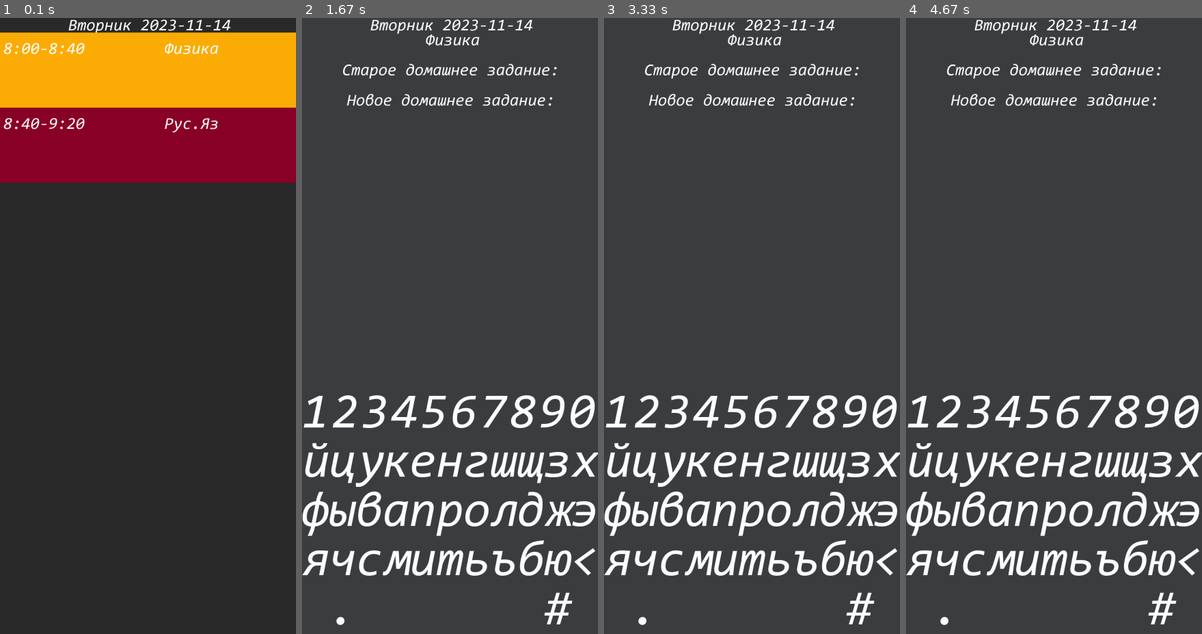
Above: before the commit, frames 1-4 (left to right).
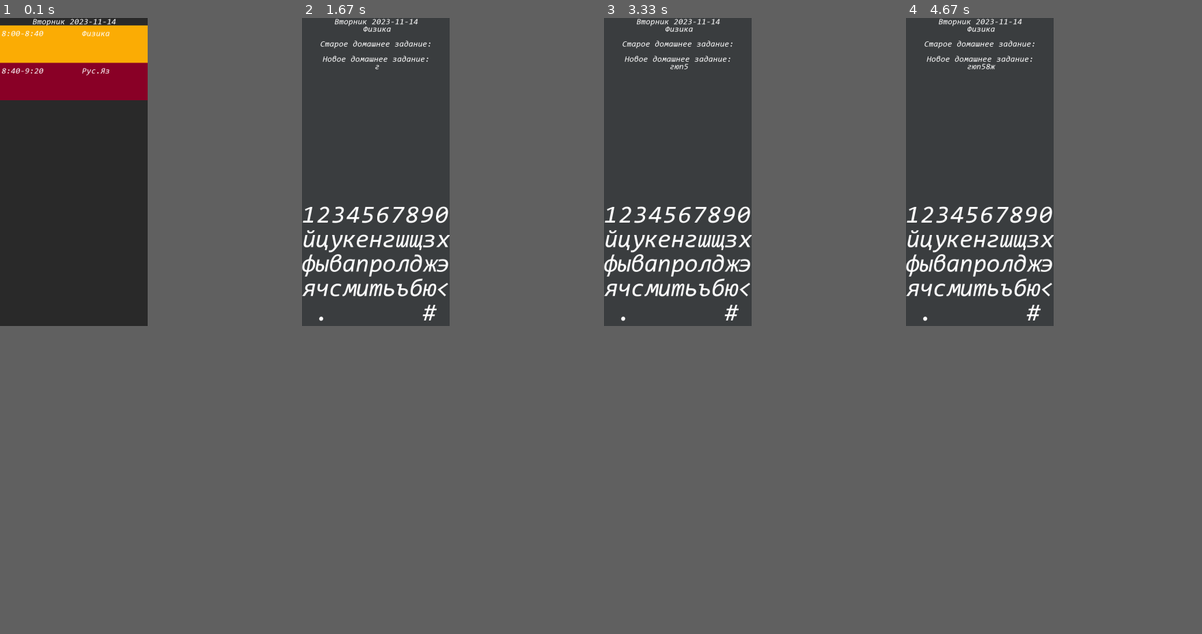
Above: after the commit, the same moments.

Repository: MR-Geri/diary
Game: pygame game, started from main.py
The game is run twice, just before and just after one commit, with the same random seed, the same clock (stepped at 60 frames per second) and the same inputs.
Inputs (mouse positions are in pixels of both pictures, inside the frame that each line leads up to):
- Up to frame 1 (0.1 s): no input
- Up to frame 2 (1.67 s): click "Физика" at 0.38 s; click (390, 239) at 0.85 s; move the mouse to (429, 282) at 1.17 s; click (429, 282) at 1.45 s
- Up to frame 3 (3.33 s): move the mouse to (672, 252) at 1.87 s; click (672, 252) at 2.13 s; move the mouse to (678, 208) at 2.53 s; click (678, 208) at 2.78 s; move the mouse to (716, 221) at 3.2 s
- Up to frame 4 (4.67 s): click (1018, 221) at 3.43 s; move the mouse to (1030, 252) at 3.7 s; click (1030, 252) at 4.03 s
In our replay, the window is 433x900 before the commit and 216x450 after it. These sizes can differ from the game's own. Grey fills any space a smaller window leaves; there, only what the larger window draws over its background counts as a difference.

The runs differ from the first frame. In frame 1, 23% of the frame differs, in the area x 0-100%, y 0-27%; in frame 2, 12%; in frame 3, 12%; in frame 4, 12%.

Commit message:
Переход на новую строку при новом дз

Diff:
--- a/main.py
+++ b/main.py
@@ -4,8 +4,8 @@
 import json
 import datetime
 
-width = 1080
-height = 2240
+width = 1080 // 2
+height = 2240 // 2
 set_lesson_flag = False
 
 
@@ -128,16 +128,21 @@
 
     def keyboards_draw(self):
         pygame.draw.rect(display, (60, 63, 65), (0, 0, width, height))
-        text = []
+        last_dz = []
+        new_dz = []
         task = self.lessons[self.card_click_num]["task"]
         while len(task) > 0:
-            text.append(task[:self.card_text_obr])
+            last_dz.append(task[:self.card_text_obr])
             task = task[self.card_text_obr:]
-        text = [f'{self.file[self.day]["day"]} {self.date}', f'{self.lessons[self.card_click_num]["lesson"]}',
-                '', 'Старое домашнее задание:', *text, '', 'Новое домашнее задание:', self.text_keyboard]
-        for i in range(len(text)):
-            text_print(message=text[i],
-                       x=(12 / 1000) * width + width / self.card_text_obr * (self.card_text_obr - len(text[i])) / 2,
+        text_keyboard = self.text_keyboard
+        while len(text_keyboard) > 0:
+            new_dz.append(text_keyboard[:self.card_text_obr])
+            text_keyboard = text_keyboard[self.card_text_obr:]
+        last_dz = [f'{self.file[self.day]["day"]} {self.date}', f'{self.lessons[self.card_click_num]["lesson"]}',
+                   '', 'Старое домашнее задание:', *last_dz, '', 'Новое домашнее задание:', *new_dz]
+        for i in range(len(last_dz)):
+            text_print(message=last_dz[i],
+                       x=(12 / 1000) * width + width / self.card_text_obr * (self.card_text_obr - len(last_dz[i])) / 2,
                        y=self.card_height / 5 * i,
                        font_size=self.cards_text_size
                        )
